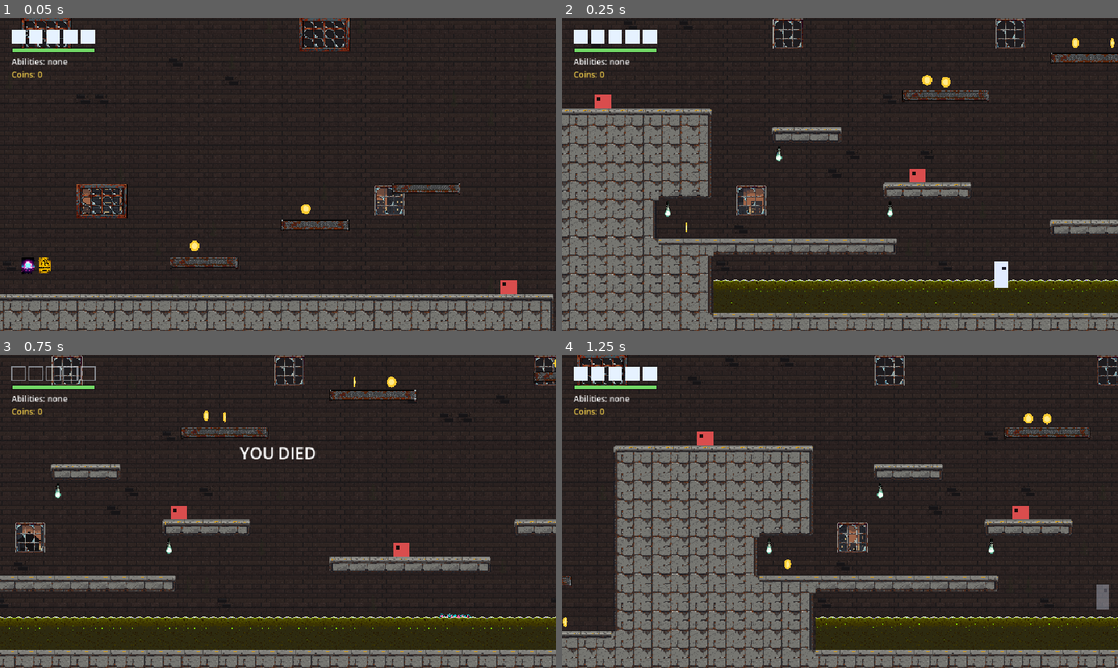
Above: before the commit, frames 1-4 (two rows, left to right).
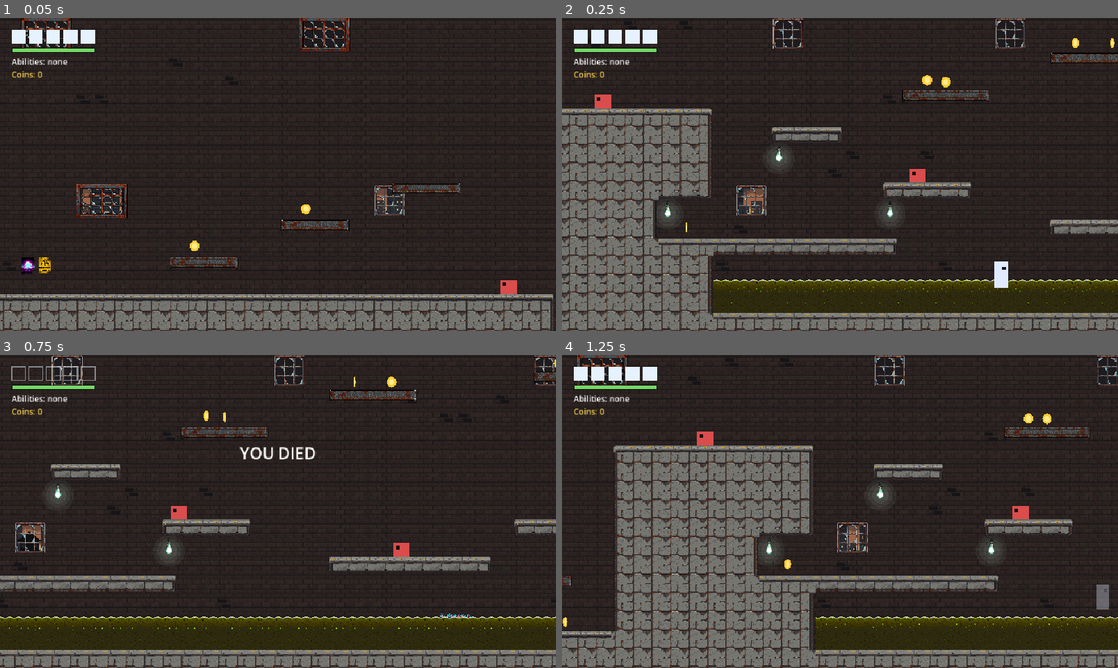
Above: after the commit, the same moments.

Repository: xipheon/hollowlike
Game: Godot game, scene res://tests/gameplay_test.tscn
Two runs of this game, one before a commit and one after it. Both use one fixed random seed, a clock stepped at 60 frames per second and the inputs below. This scene is started directly instead of the project's main scene.
Inputs (mouse positions are in pixels of both pictures, inside the frame that each line leads up to):
- Up to frame 1 (0.05 s): no input
- Up to frame 2 (0.25 s): no input
- Up to frame 3 (0.75 s): tap Enter (ui_accept) at 0.5 s; move the mouse to (400, 495) at 0.52 s; hold D (move_right) from 0.53 s (still down); hold J (attack) from 0.53 s (still down); click (400, 495) at 0.67 s
- Up to frame 4 (1.25 s): keep holding D (move_right); keep holding J (attack); tap Space (jump) at 0.77 s

Frame 1 is identical in both runs. In frame 2, 0.6% of the frame differs, in the area x 17-61%, y 40-67%; in frame 3, 0.5%; in frame 4, 0.6%.

Commit message:
Add flickering light glows to bulbs and EXIT signs
FlickerLight draws a banded additive glow and drives its brightness:
working bulbs hum faintly, EXIT signs blink, stutter or sag every few
seconds (their letters go dark while out), and dead bulbs sit dark and
sputter on in bursts, sometimes catching and buzzing before dying (the
lit bulb is drawn over the dead one while on). Each light has its own
timing. RoomArt places one on every bulb and EXIT sign.

A new start-room test checks the lights are placed and that each kind
behaves as described over 20 seconds.

Co-Authored-By: Claude Opus 5.5 <noreply@anthropic.com>

Diff:
--- /dev/null
+++ b/scripts/flicker_light.gd
@@ -0,0 +1,133 @@
+class_name FlickerLight
+extends Node2D
+## A light's glow, and the way it misbehaves:
+##   STEADY  a working bulb: on, with a faint slow hum in brightness.
+##   SIGN    an EXIT sign: on, but every few seconds it blinks out, stutters
+##           or sags.
+##   BROKEN  a dead bulb: dark, then every few seconds it sputters on in a
+##           burst of fast flashes, sometimes catching and buzzing for a
+##           moment before it dies again.
+## The glow is banded rings drawn additively, so it stays pixel art. Optional
+## `lit_overlay` is shown at the current brightness (the lit bulb drawn over a
+## dead one); optional `dim_overlay` is shown at the opposite (a dark box over
+## a sign's letters when it's out).
+
+enum Kind { STEADY, SIGN, BROKEN }
+
+const GLOW_BANDS := 4
+
+static var _glow_textures := {}   # Vector2i size -> banded radial texture
+
+var kind := Kind.STEADY
+var glow_color := Color.WHITE
+var glow_size := Vector2i(48, 48)
+var glow_strength := 0.35
+var lit_overlay: CanvasItem
+var dim_overlay: CanvasItem
+var brightness := 1.0
+
+var _rng := RandomNumberGenerator.new()
+var _queue: Array = []   # [brightness, seconds] still to play
+var _timer := 0.0
+var _time := 0.0
+var _phase := 0.0
+
+
+func _ready() -> void:
+	_rng.seed = hash(global_position)
+	_phase = _rng.randf() * TAU
+	material = CanvasItemMaterial.new()
+	material.blend_mode = CanvasItemMaterial.BLEND_MODE_ADD
+	texture_filter = CanvasItem.TEXTURE_FILTER_NEAREST
+	# Start part-way into a cycle so lights in a room don't keep time together.
+	match kind:
+		Kind.BROKEN:
+			_queue = [[0.0, _rng.randf_range(0.2, 4.0)]]
+		Kind.SIGN:
+			_queue = [[1.0, _rng.randf_range(0.5, 6.0)]]
+	_apply(1.0 if kind != Kind.BROKEN else 0.0)
+
+
+func _process(delta: float) -> void:
+	_time += delta
+	if kind == Kind.STEADY:
+		_apply(0.93 + 0.04 * sin(_time * 2.3 + _phase) + 0.03 * sin(_time * 7.1 + _phase * 2.0))
+		return
+	_timer -= delta
+	while _timer <= 0.0:
+		if _queue.is_empty():
+			_queue = _sign_cycle() if kind == Kind.SIGN else _broken_cycle()
+		var step: Array = _queue.pop_front()
+		_apply(step[0])
+		_timer += step[1]
+
+
+## Mostly on; then one of: a few quick blinks, a sag, or a short outage that
+## stutters back.
+func _sign_cycle() -> Array:
+	var out: Array = [[1.0, _rng.randf_range(3.0, 9.0)]]
+	var roll := _rng.randf()
+	if roll < 0.6:
+		for i in _rng.randi_range(1, 3):
+			out.append([0.0, _rng.randf_range(0.04, 0.09)])
+			out.append([1.0, _rng.randf_range(0.05, 0.12)])
+	elif roll < 0.85:
+		out.append([0.55, _rng.randf_range(0.15, 0.4)])
+	else:
+		out.append([0.0, _rng.randf_range(0.3, 0.7)])
+		out.append([0.6, 0.05])
+		out.append([0.0, 0.06])
+		out.append([0.8, 0.05])
+	return out
+
+
+## Dark; then a burst of flashes at uneven strength and spacing; sometimes it
+## catches and buzzes (on, with brief dips) before dying.
+func _broken_cycle() -> Array:
+	var out: Array = [[0.0, _rng.randf_range(1.5, 6.0)]]
+	for i in _rng.randi_range(2, 7):
+		out.append([_rng.randf_range(0.5, 1.0), _rng.randf_range(0.03, 0.1)])
+		out.append([0.0, _rng.randf_range(0.03, 0.16)])
+	if _rng.randf() < 0.35:
+		for i in _rng.randi_range(4, 12):
+			var dip := _rng.randf() < 0.2
+			out.append([0.2 if dip else _rng.randf_range(0.8, 1.0), 0.04 if dip else _rng.randf_range(0.05, 0.2)])
+	return out
+
+
+func _apply(value: float) -> void:
+	brightness = value
+	if lit_overlay != null:
+		lit_overlay.modulate.a = brightness
+	if dim_overlay != null:
+		dim_overlay.modulate.a = 1.0 - brightness
+	queue_redraw()
+
+
+func _draw() -> void:
+	if brightness <= 0.0:
+		return
+	var tex := _glow_texture(glow_size)
+	draw_texture(tex, -Vector2(glow_size) * 0.5, Color(glow_color, glow_strength * brightness))
+
+
+## A radial glow in GLOW_BANDS flat rings, one texture pixel per screen pixel.
+static func _glow_texture(size: Vector2i) -> Texture2D:
+	if _glow_textures.has(size):
+		return _glow_textures[size]
+	var gradient := Gradient.new()
+	gradient.interpolation_mode = Gradient.GRADIENT_INTERPOLATE_CONSTANT
+	gradient.offsets = PackedFloat32Array()
+	gradient.colors = PackedColorArray()
+	for i in GLOW_BANDS:
+		gradient.add_point(float(i) / GLOW_BANDS, Color(1, 1, 1, 1.0 - float(i) / GLOW_BANDS))
+	gradient.add_point(1.0, Color(1, 1, 1, 0))
+	var tex := GradientTexture2D.new()
+	tex.gradient = gradient
+	tex.fill = GradientTexture2D.FILL_RADIAL
+	tex.fill_from = Vector2(0.5, 0.5)
+	tex.fill_to = Vector2(0.5, 0.0)
+	tex.width = size.x
+	tex.height = size.y
+	_glow_textures[size] = tex
+	return tex
--- a/scripts/room_art.gd
+++ b/scripts/room_art.gd
@@ -35,6 +35,18 @@
 const GATE_UP := Vector2i(0, 6)    # raised: just the teeth under the lintel
 const DOOR := Vector2i(1, 6)
 const DOOR_TOP := Vector2i(2, 6)   # under solid ground: lintel and EXIT sign
+
+# Light glows (see FlickerLight). Positions are within the light's tile.
+const BULB_GLOW := Color(0.78, 1.0, 0.9)
+const BULB_GLOW_CENTRE := Vector2(16, 22)
+const BULB_GLOW_SIZE := Vector2i(56, 56)
+const BULB_GLOW_STRENGTH := 0.22
+const SIGN_GLOW := Color(1.0, 0.25, 0.25)
+const SIGN_GLOW_CENTRE := Vector2(16, 12)
+const SIGN_GLOW_SIZE := Vector2i(40, 24)
+const SIGN_GLOW_STRENGTH := 0.3
+const SIGN_LETTERS := Rect2(8, 9, 16, 7)   # inside the sign's frame (tools/make_door_tiles.gd)
+const SIGN_OFF := Color8(52, 10, 14)        # the sign box's colour, covering the letters when it's out
 const ACID_FRAMES := 4
 const ACID_FRAME_TIME := 0.24
 
@@ -102,14 +114,63 @@
 func build(parent: Node2D, room: String, background_rows: Array) -> void:
 	_rng.seed = hash(room)
 	parent.add_child(_make_skyline())
-	parent.add_child(_make_background(background_rows))
-	parent.add_child(_make_foreground())
+	var background := _make_background(background_rows)
+	parent.add_child(background)
+	var foreground := _make_foreground()
+	parent.add_child(foreground)
 	_gates = _layer(TILESET, 0)
 	_gates.name = "Gates"
 	for coords in [GATE, GATE_END, GATE_UP]:
 		_ensure_tile(_gates, coords)
 	parent.add_child(_gates)
 	set_gates_closed(false)
+	_add_lights(parent, background, foreground)
+
+
+## Glows for the lit bulbs, the dead bulbs (which sputter, showing the lit
+## bulb over the dead one while they're on) and the EXIT signs (which blink,
+## darkening their letters while they're out).
+func _add_lights(parent: Node2D, background: TileMapLayer, foreground: TileMapLayer) -> void:
+	for cell in background.get_used_cells_by_id(0, LIGHT_LIT):
+		_add_light(parent, cell, FlickerLight.Kind.STEADY, null, null)
+	for cell in background.get_used_cells_by_id(0, LIGHT_DEAD):
+		var lit := Sprite2D.new()
+		lit.texture = BACKGROUND
+		lit.region_enabled = true
+		lit.region_rect = Rect2(LIGHT_LIT * TILE, Vector2(TILE, TILE))
+		lit.centered = false
+		lit.position = Vector2(cell * TILE)
+		lit.z_index = -1
+		lit.texture_filter = CanvasItem.TEXTURE_FILTER_NEAREST
+		parent.add_child(lit)
+		_add_light(parent, cell, FlickerLight.Kind.BROKEN, lit, null)
+	for cell in foreground.get_used_cells_by_id(0, DOOR_TOP):
+		var dark := ColorRect.new()
+		dark.color = SIGN_OFF
+		dark.position = Vector2(cell * TILE) + SIGN_LETTERS.position
+		dark.size = SIGN_LETTERS.size
+		dark.mouse_filter = Control.MOUSE_FILTER_IGNORE
+		parent.add_child(dark)
+		_add_light(parent, cell, FlickerLight.Kind.SIGN, null, dark)
+
+
+func _add_light(parent: Node2D, cell: Vector2i, kind: FlickerLight.Kind, lit: CanvasItem, dark: CanvasItem) -> void:
+	var light := FlickerLight.new()
+	light.kind = kind
+	light.lit_overlay = lit
+	light.dim_overlay = dark
+	if kind == FlickerLight.Kind.SIGN:
+		light.position = Vector2(cell * TILE) + SIGN_GLOW_CENTRE
+		light.glow_size = SIGN_GLOW_SIZE
+		light.glow_color = SIGN_GLOW
+		light.glow_strength = SIGN_GLOW_STRENGTH
+	else:
+		light.position = Vector2(cell * TILE) + BULB_GLOW_CENTRE
+		light.glow_size = BULB_GLOW_SIZE
+		light.glow_color = BULB_GLOW
+		light.glow_strength = BULB_GLOW_STRENGTH
+		light.z_index = -1
+	parent.add_child(light)
 
 
 ## Shows the arena gates (`|`) shut, or raised with only their teeth showing.
--- a/tests/gameplay_test.gd
+++ b/tests/gameplay_test.gd
@@ -24,7 +24,7 @@
 		"_test_acid_route_jumps", "_test_acid_enemies_stay_on_platforms", "_test_crawler_turns_at_wall",
 		"_test_door_to_boss_room_and_back", "_test_coin_counts_and_stays_collected",
 		"_test_down_jump_drops_through_platform", "_test_down_jump_on_solid_ground_still_jumps",
-		"_test_crawler_kill_heals_half_heart", "_test_health_pickup",
+		"_test_crawler_kill_heals_half_heart", "_test_health_pickup", "_test_room_lights_flicker",
 	],
 	# Boss room layout around the arena: shafts, the drop, the acid gap, the climb door.
 	"boss_room": [
@@ -1555,6 +1555,45 @@
 			func(c): return c is ItemPickup and c.kind == kind)
 
 
+func _test_room_lights_flicker() -> void:
+	print("Room lights: bulbs glow steadily, dead bulbs sputter now and then, EXIT signs blink but stay mostly on")
+	await _spawn()
+	var lights := _main.get_children().filter(func(c): return c is FlickerLight)
+	var signs := lights.filter(func(l): return l.kind == FlickerLight.Kind.SIGN)
+	_check(not signs.is_empty(), "the door has a glowing EXIT sign (%d)" % signs.size())
+	_check(lights.any(func(l): return l.kind != FlickerLight.Kind.SIGN), "the ceiling bulbs glow")
+
+	# One of each kind, watched for 20 seconds.
+	var watched := {}
+	for kind in [FlickerLight.Kind.STEADY, FlickerLight.Kind.SIGN, FlickerLight.Kind.BROKEN]:
+		var light := FlickerLight.new()
+		light.kind = kind
+		light.position = Vector2(200 + kind * 100, 200)
+		_main.add_child(light)
+		watched[kind] = {"light": light, "on": 0, "lowest": 1.0, "flashes": 0, "was_on": false}
+	var frames := 20 * 60
+	for i in frames:
+		await _frames(1)
+		for kind in watched:
+			var w: Dictionary = watched[kind]
+			var b: float = w.light.brightness
+			var on := b > 0.0
+			w.on += int(b >= 0.99) if kind == FlickerLight.Kind.SIGN else int(on)
+			w.lowest = minf(w.lowest, b)
+			if on and not w.was_on:
+				w.flashes += 1
+			w.was_on = on
+	var steady: Dictionary = watched[FlickerLight.Kind.STEADY]
+	var sign: Dictionary = watched[FlickerLight.Kind.SIGN]
+	var broken: Dictionary = watched[FlickerLight.Kind.BROKEN]
+	_check(steady.lowest > 0.85, "a working bulb never dips much (lowest %.2f)" % steady.lowest)
+	_check(sign.lowest < 0.6 and float(sign.on) / frames > 0.8,
+			"the sign blinks or sags but is fully on %.0f%% of the time" % (100.0 * sign.on / frames))
+	_check(broken.flashes >= 2 and float(broken.on) / frames < 0.35,
+			"a dead bulb sputters on (%d flashes) but is dark %.0f%% of the time" % [broken.flashes, 100.0 - 100.0 * broken.on / frames])
+	await _despawn()
+
+
 func _test_coin_counts_and_stays_collected() -> void:
 	print("Coins count on the HUD and don't respawn on reload")
 	await _spawn()
Not shown, added: scripts/flicker_light.gd.uid
